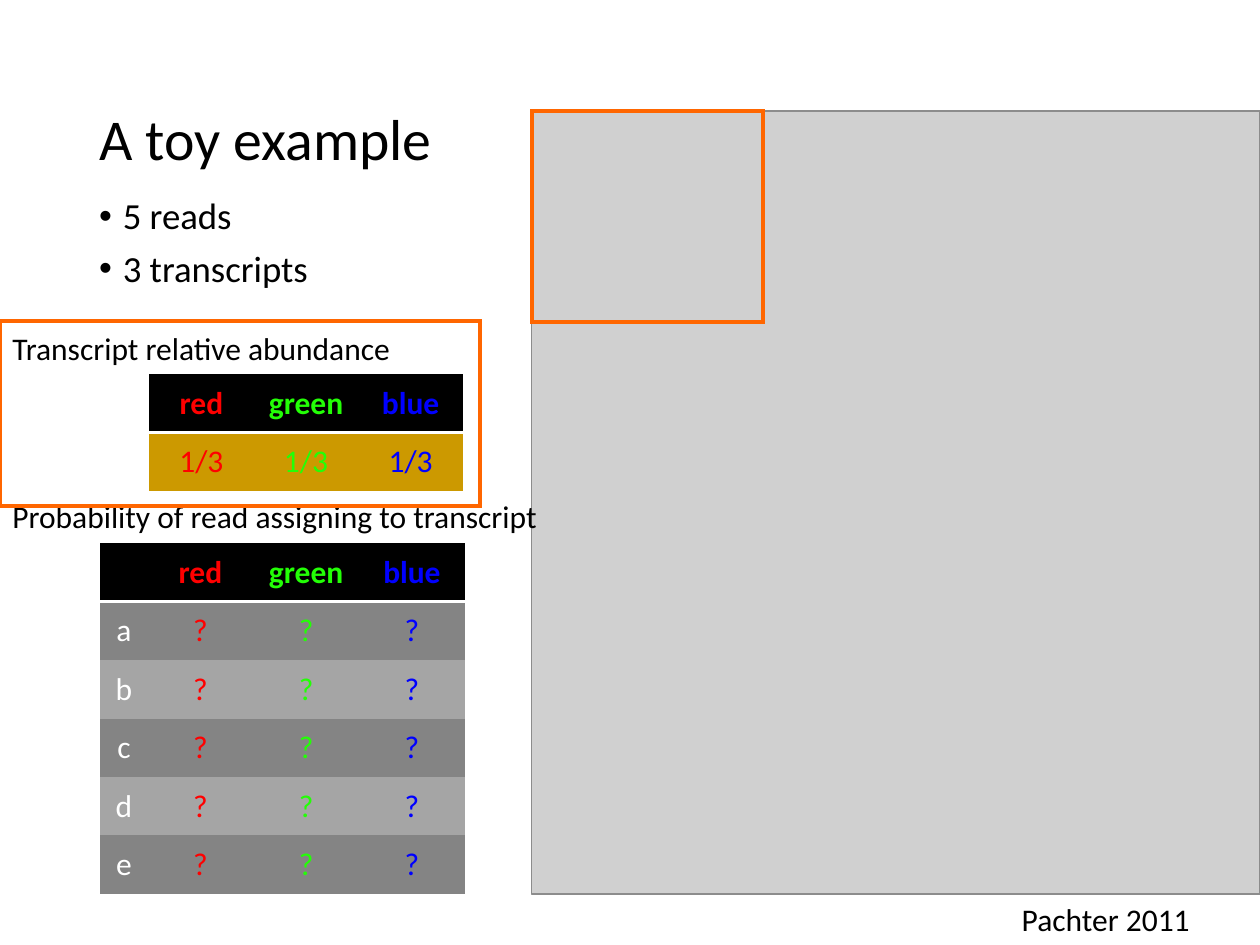
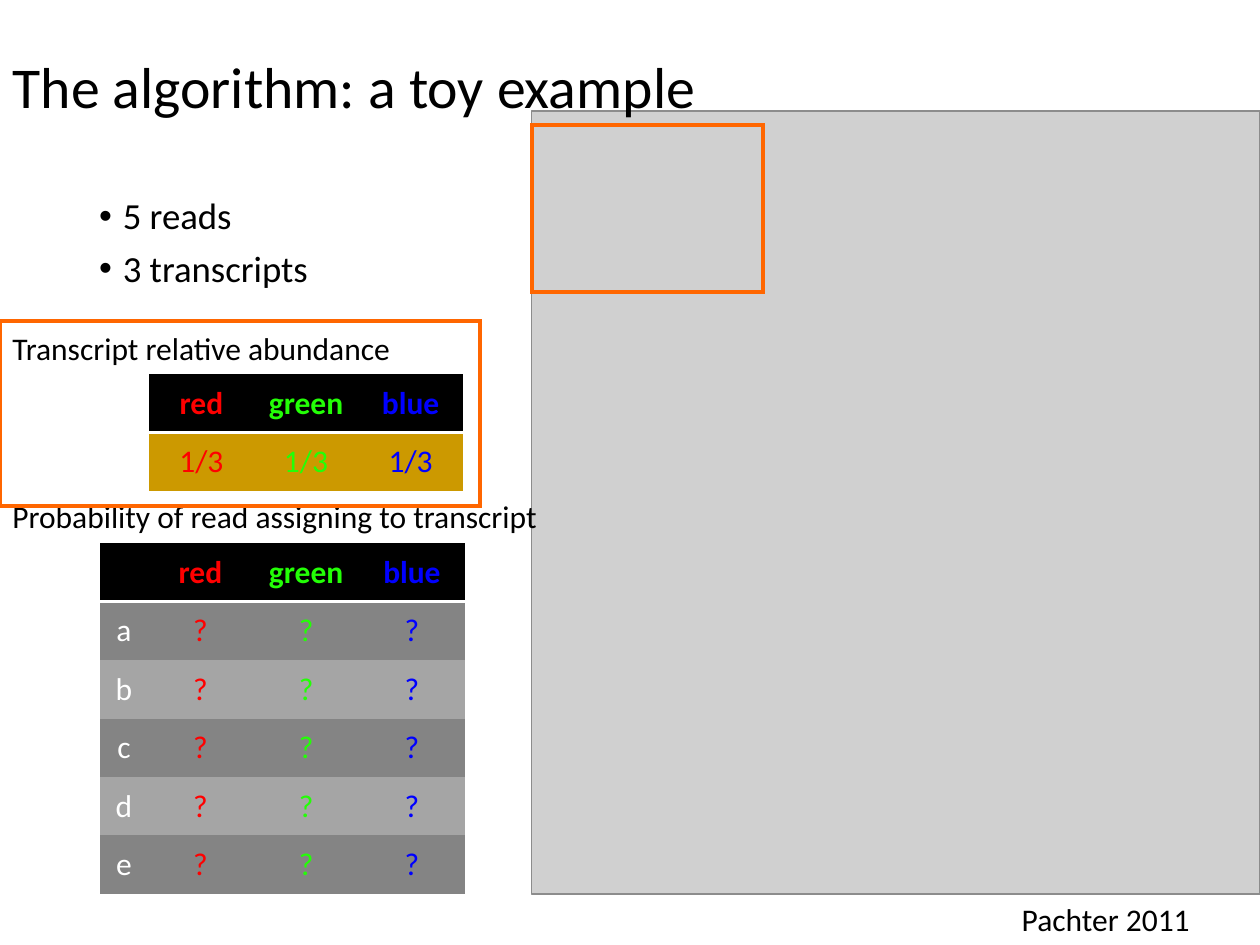
Before and after one commit to Yue-Jiang/achems, a slide deck: slide 6 of rna-seq workshop.pptx. Drawn at 1260x945 pixels with LibreOffice and Linux fonts; fonts in the diff are those of the drawing; grey boxes stand for pictures. Boxes give left, top, right and bottom in pixels: in the first picture for what was removed or moved away, otherwise in the second. Text is boxed around its words. In the diff, an @@ line names an element or a change of style, - is before the commit and + after.

```diff
--- a/rna-seq workshop.pptx
+++ b/rna-seq workshop.pptx
@@ title at (13, 68, 695, 122): text changed @@
-A toy example
+The algorithm: a toy example
@@ rectangle: place and size @@
-rectangle at (532, 111, 764, 321)
+rectangle at (532, 125, 764, 291)
```
Also in this commit, not shown: 2 other slides changed.
